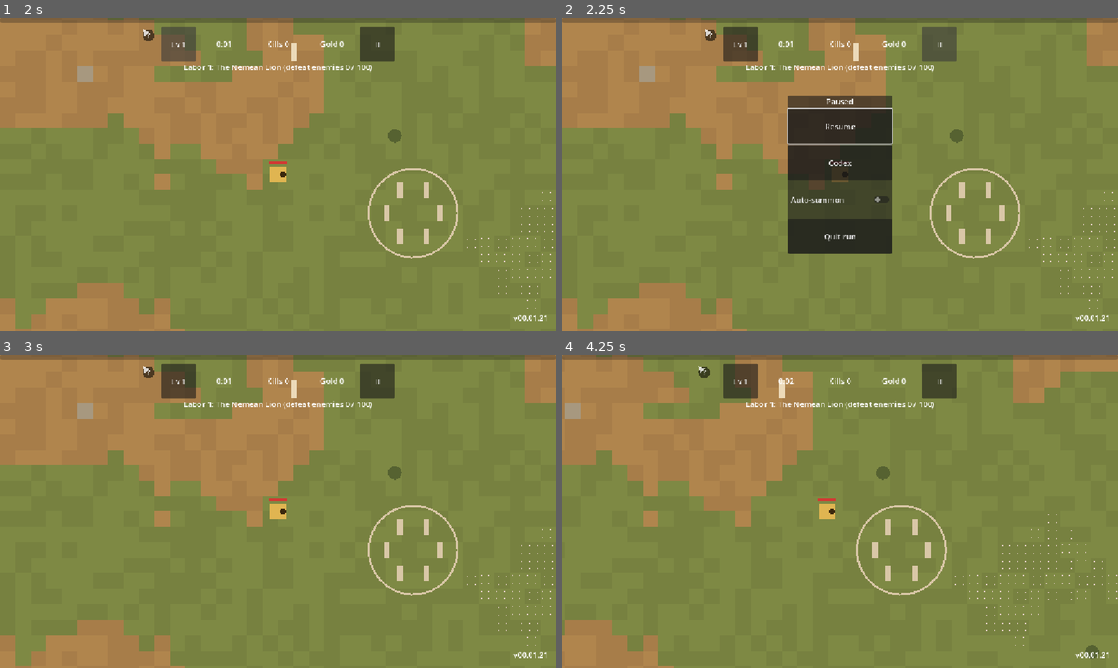
Above: before the commit, frames 1-4 (two rows, left to right).
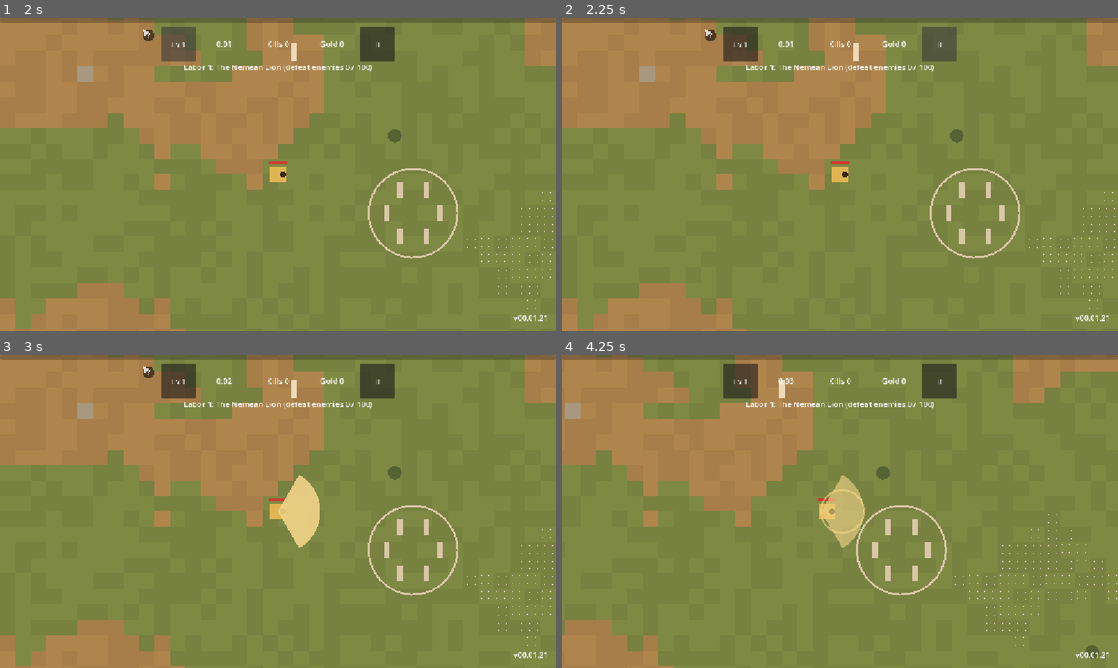
Above: after the commit, the same moments.

Repository: Zephino/Mythriven
Game: Godot game, scene res://scenes/main.tscn
The game is run twice, just before and just after one commit, with the same random seed, the same clock (stepped at 60 frames per second) and the same inputs.
Inputs (mouse positions are in pixels of both pictures, inside the frame that each line leads up to):
- Up to frame 1 (2 s): click "Heracles Greek · Bruiser HP 1…" at 0.5 s; click "Lv 1" at 1.25 s
- Up to frame 2 (2.25 s): click "II" at 2 s
- Up to frame 3 (3 s): click (278, 461) at 2.75 s, where only the run before the commit has a clickable "Resume"
- Up to frame 4 (4.25 s): tap Enter at 3.5 s; move the mouse to (962, 495) at 3.52 s; hold D (move_right) from 3.53 s (still down); hold Tab (level_badge) from 3.53 s (still down); click (962, 495) at 3.67 s

Frame 1 is identical in both runs. In frame 2, 9.5% of the frame differs, in the area x 40-60%, y 24-76%; in frame 3, 1.1%; in frame 4, 1.2%.
Error after the commit: Parse Error: Could not resolve class "OnlineConfig", because of a parser error. (res://scripts/net/leaderboard_client.gd:24)

Commit message:
feat: receive anonymous in-game player feature suggestions
* feat: validate and relay anonymous suggestions to GitHub Issues

* test: cover anonymous suggestion submission and limits

* feat: add anonymous suggestions API route

* feat: native in-game anonymous suggestion dialog

* feat: wire anonymous feedback form and translations

* feat: wire anonymous feedback form and translations

* feat: wire anonymous feedback form and translations

* feat: wire anonymous feedback form and translations

* docs: walkthrough for anonymous feedback setup

* docs: explain Issues permission in Windows setup wizard

* fix: use literal arrays for suggestion category constants

* ci: validate feedback API and Godot import on pull requests

Diff:
--- a/localization/text.csv
+++ b/localization/text.csv
@@ -573,4 +573,30 @@
 UI_LB_SAVED_LOCAL,Score saved! Press Leaderboard to see it.
 UI_LB_NOT_PLACED_LOCAL,Saved. Not in this device's top 100 this time.
 UI_SUGGEST_FEATURE,Suggest a Feature
-UI_SUGGEST_FEATURE_HINT,Opens GitHub to share an idea (GitHub sign-in required).
+UI_SUGGEST_FEATURE_HINT,Send an idea to the developer without an account.
+UI_SUGGEST_TITLE,Suggest a Feature
+UI_SUGGEST_DESCRIPTION,Have an idea for Mythriven? Send it directly to the developer without leaving the game.
+UI_SUGGEST_CATEGORY,Category
+UI_SUGGEST_IDEA_TITLE,Short title
+UI_SUGGEST_IDEA_HINT,What would you like added?
+UI_SUGGEST_IDEA_DETAILS,Your idea
+UI_SUGGEST_DETAILS_HINT,"Describe what you would like to see, and how it would work..."
+UI_SUGGEST_PRIVACY,No account needed. Your suggestion will appear in the public GitHub issue tracker. Please do not include private information.
+UI_SUGGEST_CLOSE,Close
+UI_SUGGEST_SEND,Send Suggestion
+UI_SUGGEST_SETUP_NEEDED,Suggestions are not available yet. The developer needs to finish setting up the feedback service.
+UI_SUGGEST_CHECK_TITLE,Please enter a title between 5 and 100 characters.
+UI_SUGGEST_CHECK_DETAILS,Please describe your idea in 20 to 2000 characters.
+UI_SUGGEST_SENDING,Sending your suggestion...
+UI_SUGGEST_SUCCESS,Thank you! Your suggestion was sent to the developer.
+UI_SUGGEST_FAILED,Could not send your suggestion. Please try again later.
+UI_SUGGEST_RATE_LIMITED,Daily suggestion limit reached. Please try again tomorrow.
+UI_SUGGEST_CHECK_INPUT,Please check your text and try again.
+UI_SUGGEST_HERO,Hero or playable character
+UI_SUGGEST_GOD,God or summon
+UI_SUGGEST_WEAPON,Weapon or ability
+UI_SUGGEST_ENEMY,Enemy or boss
+UI_SUGGEST_REGION,Region or level
+UI_SUGGEST_GAMEPLAY,Gameplay mechanic
+UI_SUGGEST_UI,Interface or quality of life
+UI_SUGGEST_OTHER,Other
--- a/scripts/net/online_config.gd
+++ b/scripts/net/online_config.gd
@@ -26,5 +26,12 @@
 	return worker if not worker.is_empty() else LEADERBOARD_READ_URL
 
 
+static func suggestion_url() -> String:
+  var base: String = API_BASE_URL.strip_edges().trim_suffix("/")
+  if base.is_empty():
+    return ""
+  return base + "/suggestions"
+
+
 static func can_post() -> bool:
 	return not post_url().is_empty()
--- a/scripts/ui/suggestion_button.gd
+++ b/scripts/ui/suggestion_button.gd
@@ -1,19 +1,16 @@
 class_name SuggestionButton
 extends Button
-## An optional, external feature-request link. No player data or game state is
-## sent automatically; GitHub handles the suggestion form and sign-in.
-
-const REQUEST_URL := "https://github.com/Zephino/Mythriven/issues/new?template=feature_request.yml"
+## Appears only on the main Hero-selection screen. Opens an in-game form;
+## players don't need accounts and never leave the game to submit ideas.
 
 
 func _ready() -> void:
-	text = "UI_SUGGEST_FEATURE"
-	tooltip_text = "UI_SUGGEST_FEATURE_HINT"
-	pressed.connect(_on_pressed)
+  text = "UI_SUGGEST_FEATURE"
+  tooltip_text = "UI_SUGGEST_FEATURE_HINT"
+  pressed.connect(_on_pressed)
 
 
 func _on_pressed() -> void:
-	# Open on the press event so browsers allow the new tab on Web exports.
-	var result: Error = OS.shell_open(REQUEST_URL)
-	if result != OK:
-		push_warning("SuggestionButton: could not open feature request URL (error %d)" % result)
+  var form := SuggestionForm.new()
+  form.closed.connect(grab_focus)
+  get_tree().current_scene.add_child(form)
--- /dev/null
+++ b/scripts/ui/suggestion_form.gd
@@ -0,0 +1,206 @@
+class_name SuggestionForm
+extends CanvasLayer
+## Anonymous player feedback, shown only from the main Hero selection screen.
+## Sends to the Cloudflare Worker; no GitHub sign-in, email, or external tab.
+
+signal closed
+
+const MAX_TITLE := 100
+const MAX_DESCRIPTION := 2000
+const CATEGORY_IDS := [
+  "hero", "god", "weapon", "enemy", "region", "gameplay", "ui", "other"
+]
+const CATEGORY_KEYS := [
+  "UI_SUGGEST_HERO", "UI_SUGGEST_GOD", "UI_SUGGEST_WEAPON", "UI_SUGGEST_ENEMY",
+  "UI_SUGGEST_REGION", "UI_SUGGEST_GAMEPLAY", "UI_SUGGEST_UI", "UI_SUGGEST_OTHER"
+]
+
+var _category: OptionButton
+var _title_input: LineEdit
+var _description: TextEdit
+var _send: Button
+var _status: Label
+var _request: HTTPRequest
+var _sending: bool = false
+
+
+func _ready() -> void:
+  layer = 85
+  process_mode = Node.PROCESS_MODE_ALWAYS
+  _build()
+  _request = HTTPRequest.new()
+  _request.timeout = Data.cfg_float("leaderboard.request_timeout_s")
+  _request.request_completed.connect(_on_request_finished)
+  add_child(_request)
+  if not OnlineConfig.can_post():
+    _send.disabled = true
+    _status.text = tr("UI_SUGGEST_SETUP_NEEDED")
+  _title_input.grab_focus.call_deferred()
+
+
+func _build() -> void:
+  var viewport_size: Vector2 = get_viewport().get_visible_rect().size
+  var spacing: float = Data.cfg_float("ui.screen_margin_px")
+  var touch: float = Data.cfg_float("ui.min_touch_target_px")
+  var root := Control.new()
+  root.set_anchors_preset(Control.PRESET_FULL_RECT)
+  add_child(root)
+
+  var dim := ColorRect.new()
+  dim.color = Color(0.02, 0.02, 0.04, 0.9)
+  dim.mouse_filter = Control.MOUSE_FILTER_STOP
+  dim.set_anchors_preset(Control.PRESET_FULL_RECT)
+  root.add_child(dim)
+
+  # Scroll when necessary on small phone screens or with the touch keyboard.
+  var scroll := ScrollContainer.new()
+  scroll.set_anchors_and_offsets_preset(Control.PRESET_FULL_RECT, Control.PRESET_MODE_MINSIZE, int(spacing))
+  scroll.horizontal_scroll_mode = ScrollContainer.SCROLL_MODE_DISABLED
+  root.add_child(scroll)
+  var center := CenterContainer.new()
+  center.size_flags_horizontal = Control.SIZE_EXPAND_FILL
+  center.size_flags_vertical = Control.SIZE_EXPAND_FILL
+  center.custom_minimum_size.y = maxf(viewport_size.y - spacing * 2.0, touch * 6.5)
+  scroll.add_child(center)
+  var panel := PanelContainer.new()
+  panel.custom_minimum_size.x = minf(touch * 8.5, viewport_size.x - spacing * 2.0)
+  center.add_child(panel)
+
+  var margin := MarginContainer.new()
+  for side: String in ["left", "top", "right", "bottom"]:
+    margin.add_theme_constant_override("margin_" + side, int(spacing))
+  panel.add_child(margin)
+  var column := VBoxContainer.new()
+  column.add_theme_constant_override("separation", int(spacing * 0.65))
+  margin.add_child(column)
+
+  var heading := Label.new()
+  heading.text = "UI_SUGGEST_TITLE"
+  heading.horizontal_alignment = HORIZONTAL_ALIGNMENT_CENTER
+  column.add_child(heading)
+
+  var explanation := Label.new()
+  explanation.text = "UI_SUGGEST_DESCRIPTION"
+  explanation.autowrap_mode = TextServer.AUTOWRAP_WORD_SMART
+  column.add_child(explanation)
+
+  var category_label := Label.new()
+  category_label.text = "UI_SUGGEST_CATEGORY"
+  column.add_child(category_label)
+  _category = OptionButton.new()
+  _category.custom_minimum_size.y = touch * 0.65
+  for i: int in CATEGORY_IDS.size():
+    _category.add_item(tr(CATEGORY_KEYS[i]), i)
+  _category.select(0)
+  column.add_child(_category)
+
+  var title_label := Label.new()
+  title_label.text = "UI_SUGGEST_IDEA_TITLE"
+  column.add_child(title_label)
+  _title_input = LineEdit.new()
+  _title_input.placeholder_text = "UI_SUGGEST_IDEA_HINT"
+  _title_input.max_length = MAX_TITLE
+  _title_input.custom_minimum_size.y = touch * 0.65
+  column.add_child(_title_input)
+
+  var details_label := Label.new()
+  details_label.text = "UI_SUGGEST_IDEA_DETAILS"
+  column.add_child(details_label)
+  _description = TextEdit.new()
+  _description.placeholder_text = tr("UI_SUGGEST_DETAILS_HINT")
+  _description.wrap_mode = TextEdit.LINE_WRAPPING_BOUNDARY
+  _description.custom_minimum_size.y = touch * 1.6
+  _description.size_flags_vertical = Control.SIZE_EXPAND_FILL
+  column.add_child(_description)
+
+  var privacy := Label.new()
+  privacy.text = "UI_SUGGEST_PRIVACY"
+  privacy.autowrap_mode = TextServer.AUTOWRAP_WORD_SMART
+  column.add_child(privacy)
+
+  _status = Label.new()
+  _status.auto_translate_mode = Node.AUTO_TRANSLATE_MODE_DISABLED
+  _status.autowrap_mode = TextServer.AUTOWRAP_WORD_SMART
+  column.add_child(_status)
+
+  var actions := HBoxContainer.new()
+  actions.add_theme_constant_override("separation", int(spacing))
+  column.add_child(actions)
+  var cancel := Button.new()
+  cancel.text = "UI_SUGGEST_CLOSE"
+  cancel.custom_minimum_size = Vector2(touch * 2.5, touch * 0.7)
+  cancel.size_flags_horizontal = Control.SIZE_EXPAND_FILL
+  cancel.pressed.connect(_close)
+  actions.add_child(cancel)
+  _send = Button.new()
+  _send.text = "UI_SUGGEST_SEND"
+  _send.custom_minimum_size = cancel.custom_minimum_size
+  _send.size_flags_horizontal = Control.SIZE_EXPAND_FILL
+  _send.pressed.connect(_submit)
+  actions.add_child(_send)
+
+
+func _unhandled_input(event: InputEvent) -> void:
+  if event.is_action_pressed("ui_cancel") and not _sending:
+    get_viewport().set_input_as_handled()
+    _close()
+
+
+func _submit() -> void:
+  if _sending:
+    return
+  var title_text: String = _title_input.text.strip_edges()
+  var description_text: String = _description.text.strip_edges()
+  if title_text.length() < 5 or title_text.length() > MAX_TITLE:
+    _status.text = tr("UI_SUGGEST_CHECK_TITLE")
+    _title_input.grab_focus()
+    return
+  if description_text.length() < 20 or description_text.length() > MAX_DESCRIPTION:
+    _status.text = tr("UI_SUGGEST_CHECK_DETAILS")
+    _description.grab_focus()
+    return
+  var endpoint: String = OnlineConfig.suggestion_url()
+  if endpoint.is_empty():
+    _status.text = tr("UI_SUGGEST_SETUP_NEEDED")
+    return
+  var data := {
+    "category": CATEGORY_IDS[_category.selected],
+    "title": title_text,
+    "description": description_text,
+    "website": ""
+  }
+  var headers := PackedStringArray(["Content-Type: application/json", "Accept: application/json"])
+  _status.text = tr("UI_SUGGEST_SENDING")
+  _send.disabled = true
+  _sending = true
+  var err: Error = _request.request(endpoint, headers, HTTPClient.METHOD_POST, JSON.stringify(data))
+  if err != OK:
+    _sending = false
+    _send.disabled = false
+    _status.text = tr("UI_SUGGEST_FAILED")
+
+
+func _on_request_finished(result: int, code: int, _headers: PackedStringArray, body: PackedByteArray) -> void:
+  _sending = false
+  var response: Variant = JSON.parse_string(body.get_string_from_utf8())
+  if result == HTTPRequest.RESULT_SUCCESS and code == 201 and response is Dictionary and response.get("accepted", false):
+    _status.text = tr("UI_SUGGEST_SUCCESS")
+    _title_input.editable = false
+    _description.editable = false
+    _category.disabled = true
+    _send.disabled = true
+    return
+  _send.disabled = false
+  if code == 429:
+    _status.text = tr("UI_SUGGEST_RATE_LIMITED")
+  elif code == 400:
+    _status.text = tr("UI_SUGGEST_CHECK_INPUT")
+  else:
+    _status.text = tr("UI_SUGGEST_FAILED")
+
+
+func _close() -> void:
+  if _sending:
+    return
+  closed.emit()
+  queue_free()
Not shown, added: .github/workflows/feedback-checks.yml
Not shown, changed: README.md
Not shown, changed: leaderboard-api/README.md
Not shown, changed: leaderboard-api/Setup-Leaderboard.ps1
Not shown, changed: leaderboard-api/src/index.js
Not shown, added: leaderboard-api/src/suggestions.js
Not shown, added: leaderboard-api/test/suggestions.test.js
